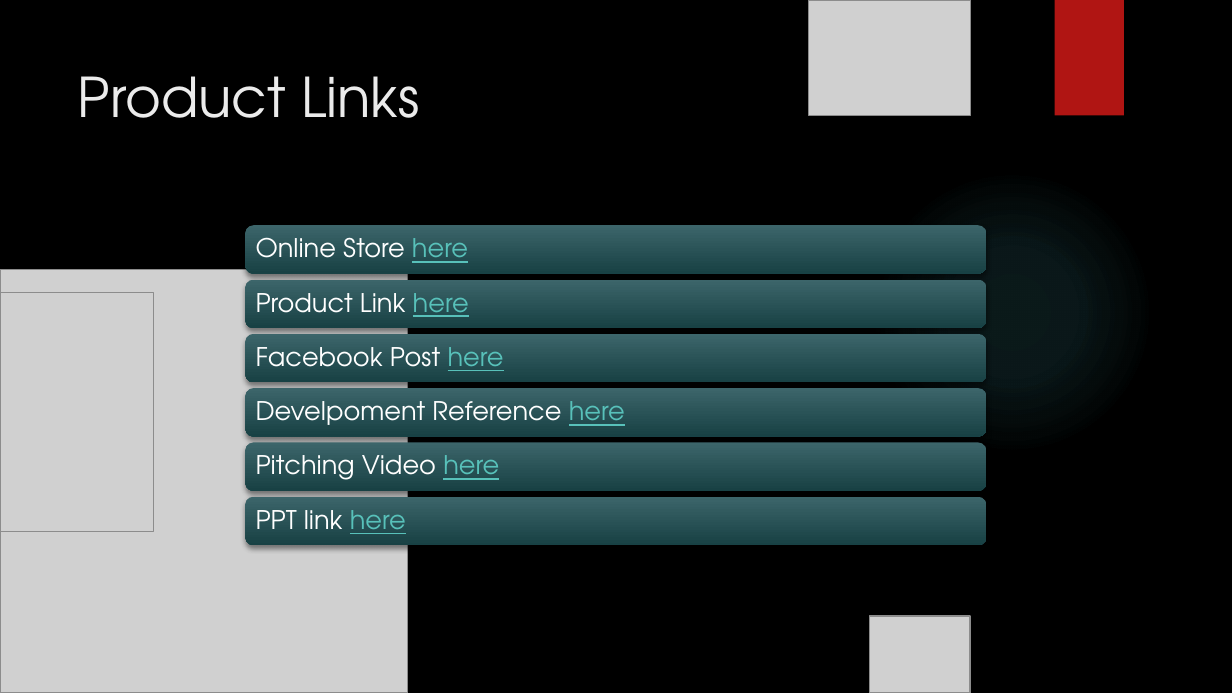
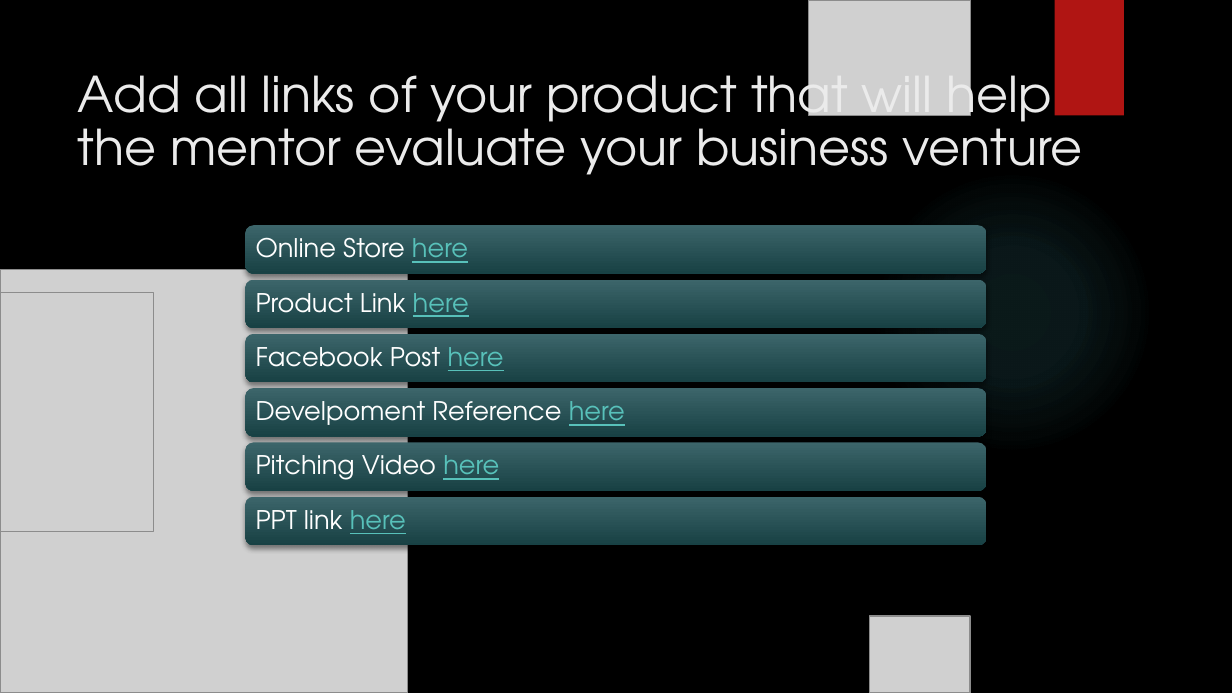
Before and after one commit to sagarsaurabhssnl/ATTENDANCE-APP, a slide deck: slide 10 of pitching.pptx (slide 9 before the commit). Drawn at 1232x693 pixels with LibreOffice and Linux fonts; fonts in the diff are those of the drawing; grey boxes stand for pictures; background and template pictures are left out. Boxes give left, top, right and bottom in pixels: in the first picture for what was removed or moved away, otherwise in the second. Text is boxed around its words. In the diff, an @@ line names an element or a change of style, - is before the commit and + after.

```diff
--- a/pitching.pptx
+++ b/pitching.pptx
@@ title at bbox=[78, 61, 1083, 175]: text changed; size 32 to 28.8 pt @@
-Product Links
+Add all links of your product that will help the mentor evaluate your business venture
```
Also in this commit, not shown: 7 other slides changed, 1 slide added.
